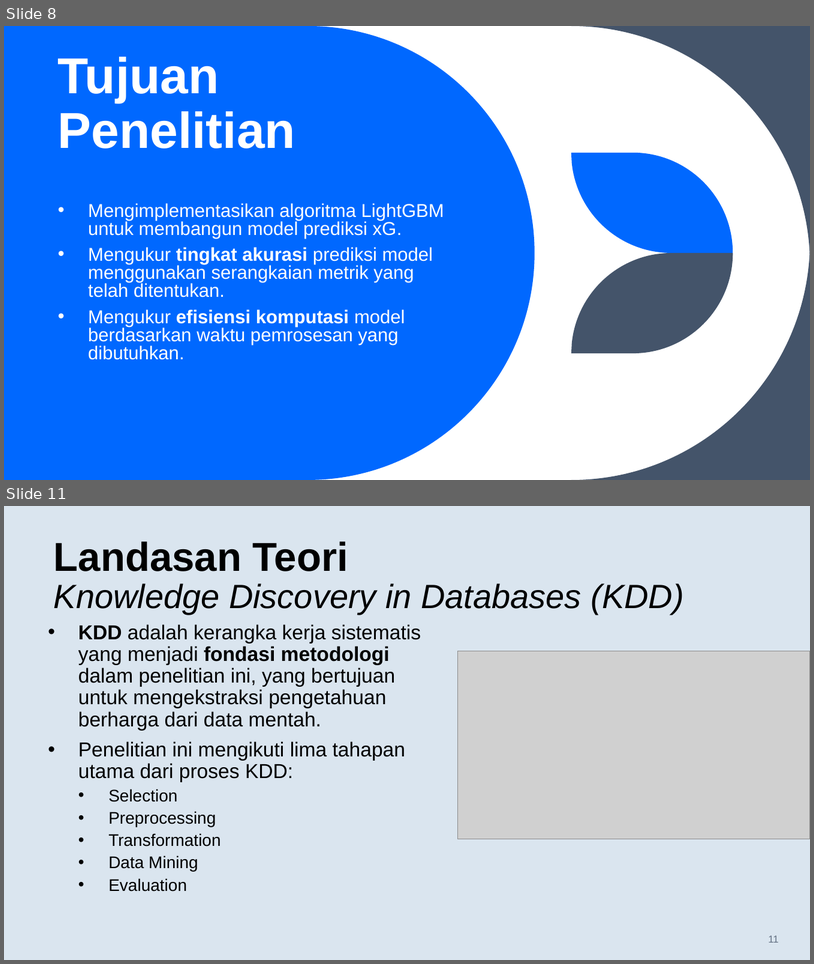
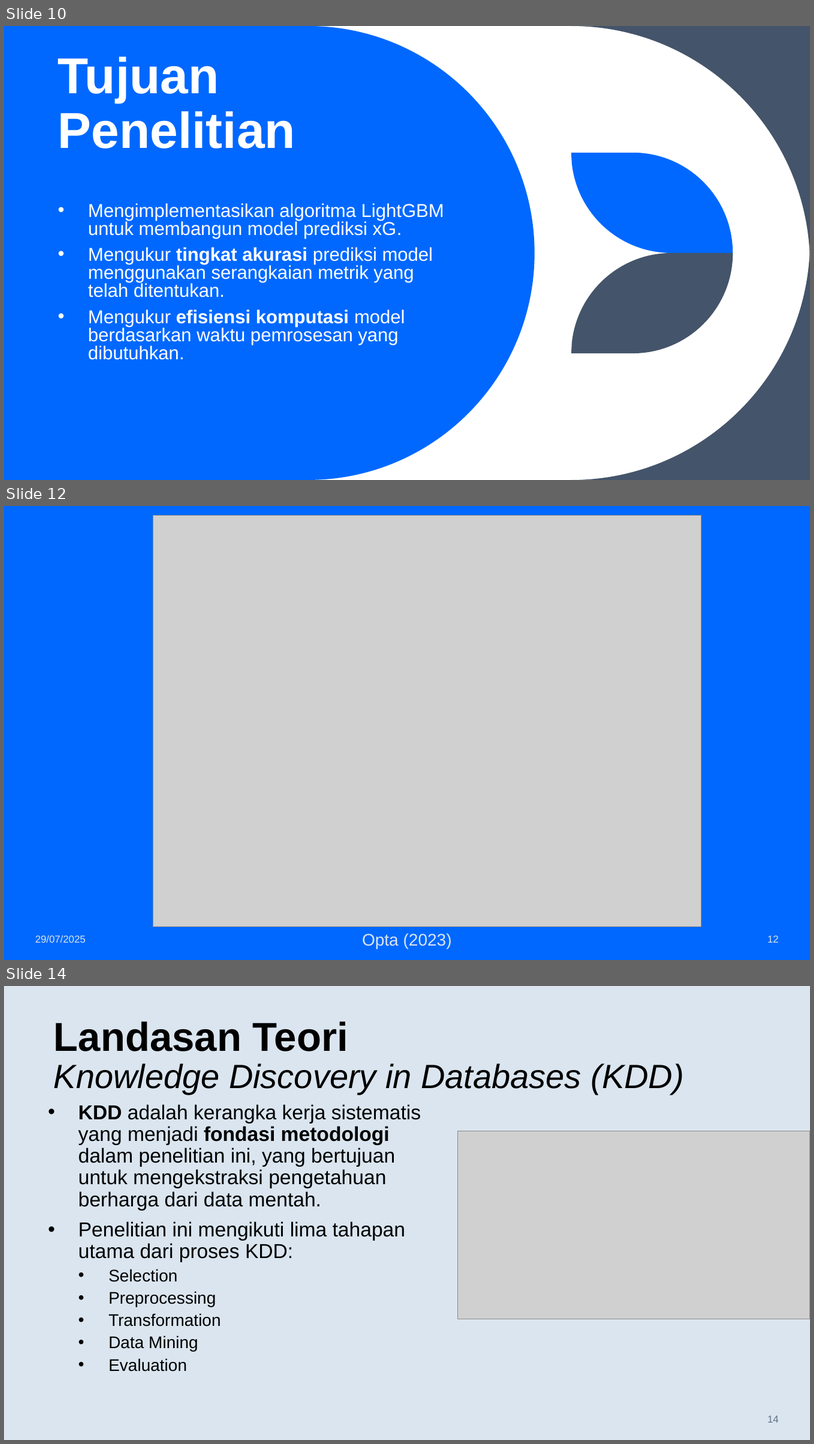
Before and after one commit to fadhilra101/skripsi, a slide deck: ppt/PPT SEMPRO FADHIL.pptx. Shown one above the other, each under a label of ours: slides 8 and 11 before the commit, slides 10, 12 and 14 after it; the slides between them are not shown. The pictures are 814x964 and 814x1444 pixels, drawn with LibreOffice and Linux fonts; fonts in the diff are those of the drawing; grey boxes stand for pictures. Boxes give left, top, right and bottom in pixels: in the first picture for what was removed or moved away, otherwise in the second. Text is boxed around its words. In the diff, an @@ line names an element or a change of style, - is before the commit and + after.

```diff
--- a/ppt/PPT SEMPRO FADHIL.pptx
+++ b/ppt/PPT SEMPRO FADHIL.pptx
@@ slide 12 added at <box>4,506,810,960</box>, background #0068FF @@
@@ picture added at <box>153,515,702,927</box> @@
@@ text added at <box>35,935,86,942</box>, 12 pt, text #DAE5EF @@
+29/07/2025
@@ text added at <box>362,933,452,948</box>, 20 pt, text #DAE5EF @@
+Opta (2023)
@@ page number added at <box>768,935,779,942</box>, 12 pt, text #DAE5EF @@
+12
@@ what was slide 8 is now slide 10 @@
@@ what was slide 11 is now slide 14 @@
@@ page number at <box>768,1415,779,1422</box>: text changed @@
-11
+14
```
Also in this commit, not shown: 5 slides changed, 3 other slides added, 1 other file.
